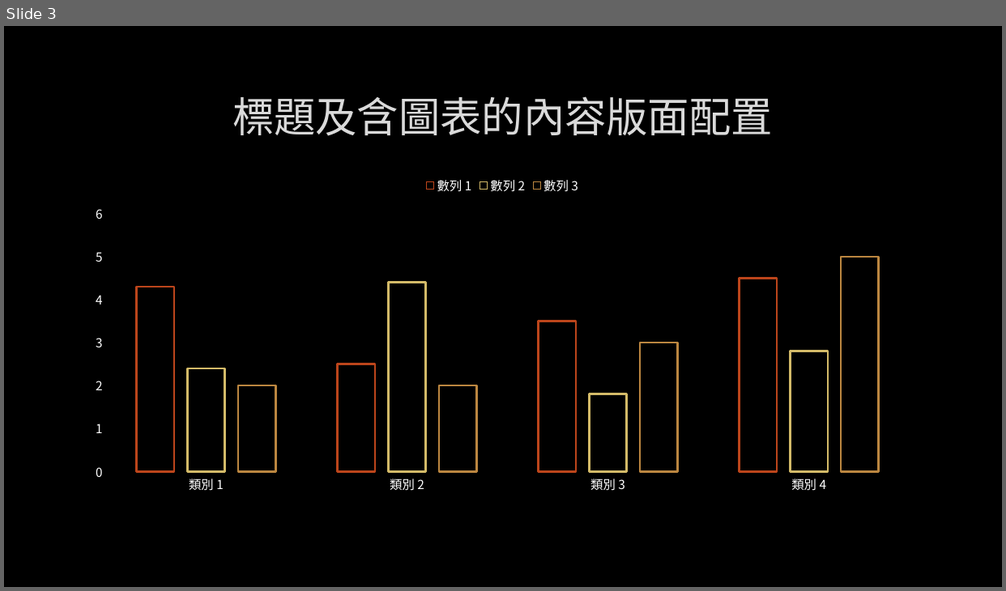
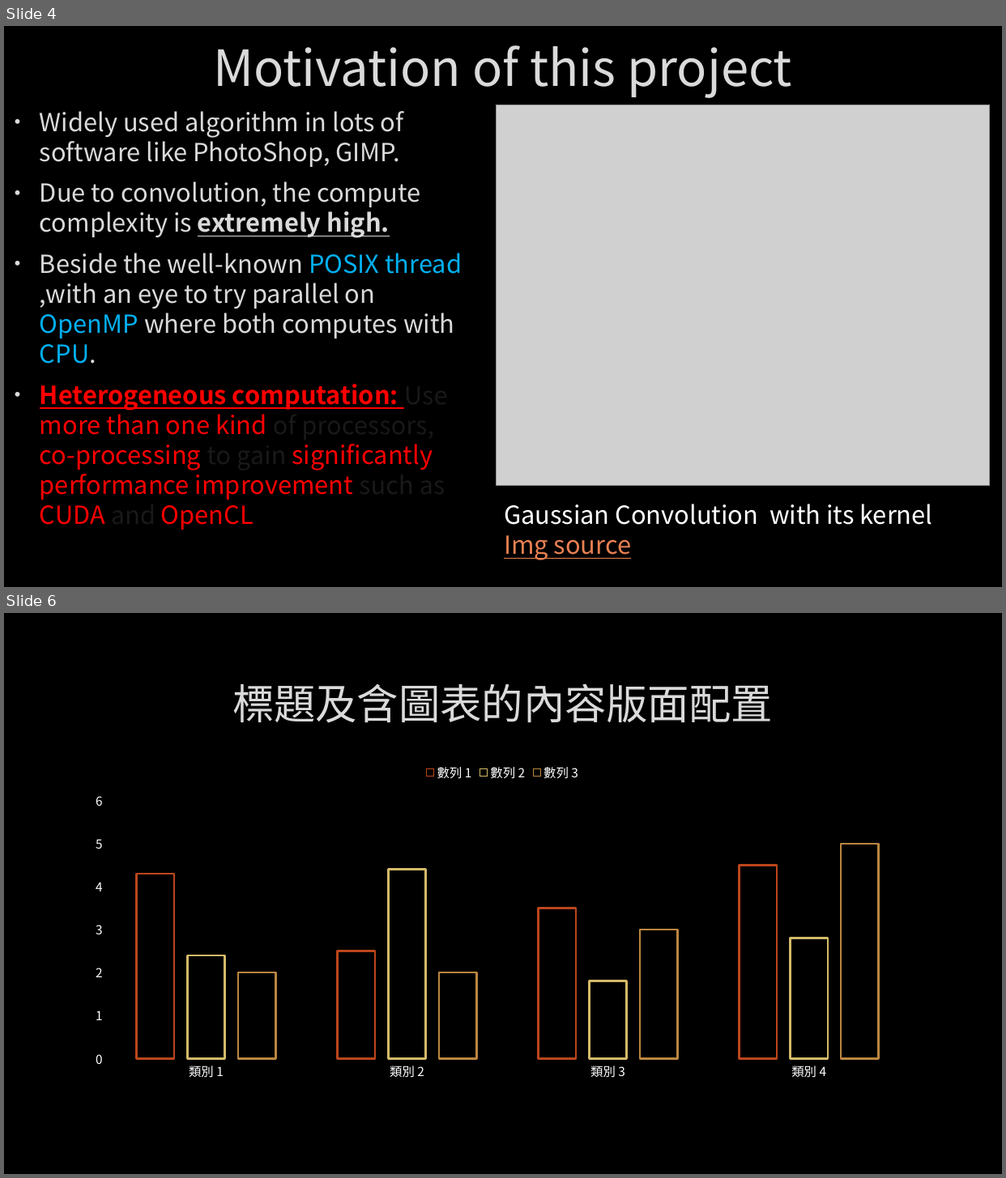
Before and after one commit to Alfons0329/Parallel_Programming_Fall_2018, a slide deck: Final Project/Report.pptx. Shown one above the other, each under a label of ours: slide 3 before the commit, slides 4 and 6 after it; the slides between them are not shown. The pictures are 1006x591 and 1006x1178 pixels, drawn with LibreOffice and Linux fonts; fonts in the diff are those of the drawing; grey boxes stand for pictures; background and template pictures are left out. Boxes give left, top, right and bottom in pixels: in the first picture for what was removed or moved away, otherwise in the second. Text is boxed around its words. In the diff, an @@ line names an element or a change of style, - is before the commit and + after.

Commit message:
Doing final project ppt

```diff
--- a/Final Project/Report.pptx
+++ b/Final Project/Report.pptx
@@ slide 4 added at [4,26,1002,587], background picture (left out) @@
@@ title added at [213,45,792,98], 48 pt, text #DADADA @@
+Motivation of this project
@@ text added at [40,111,462,530], 24 pt, text #DADADA @@
+• Widely used algorithm in lots of software like PhotoShop, GIMP.
+• Due to convolution, the compute complexity is extremely high.
+• Beside the well-known POSIX thread ,with an eye to try parallel on OpenMP where both computes with CPU.
+• Heterogeneous computation: Use more than one kind of processors, co-processing to gain significantly performance improvement such as CUDA and OpenCL
@@ picture added at [496,105,989,485] @@
@@ text added at [504,504,933,561], 24 pt, text #FFFFFF @@
+Gaussian Convolution with its kernel
+Img source
@@ what was slide 3 is now slide 6 @@
```
Also in this commit, not shown: 1 slide changed, 3 other slides added, 1 slide removed, 12 other files.
